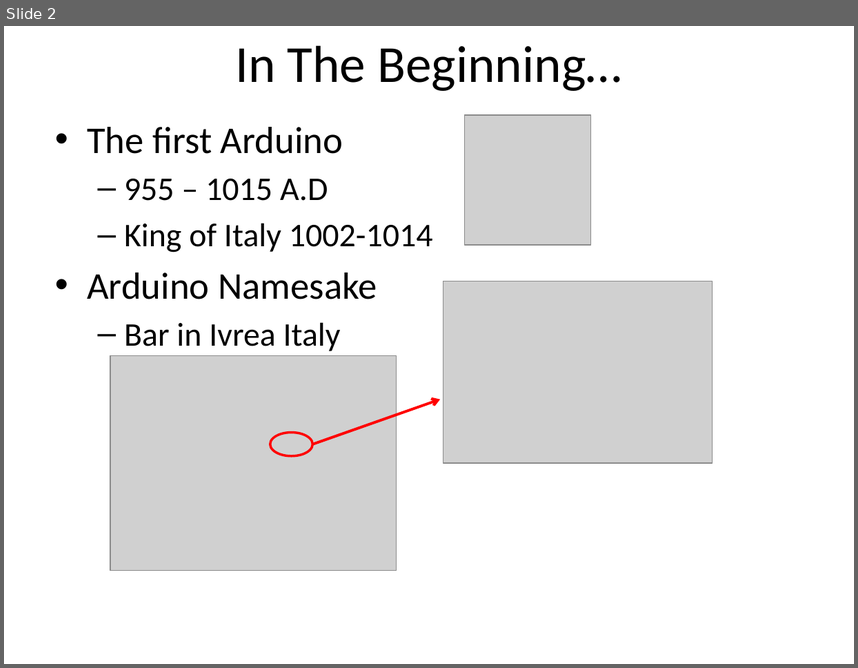
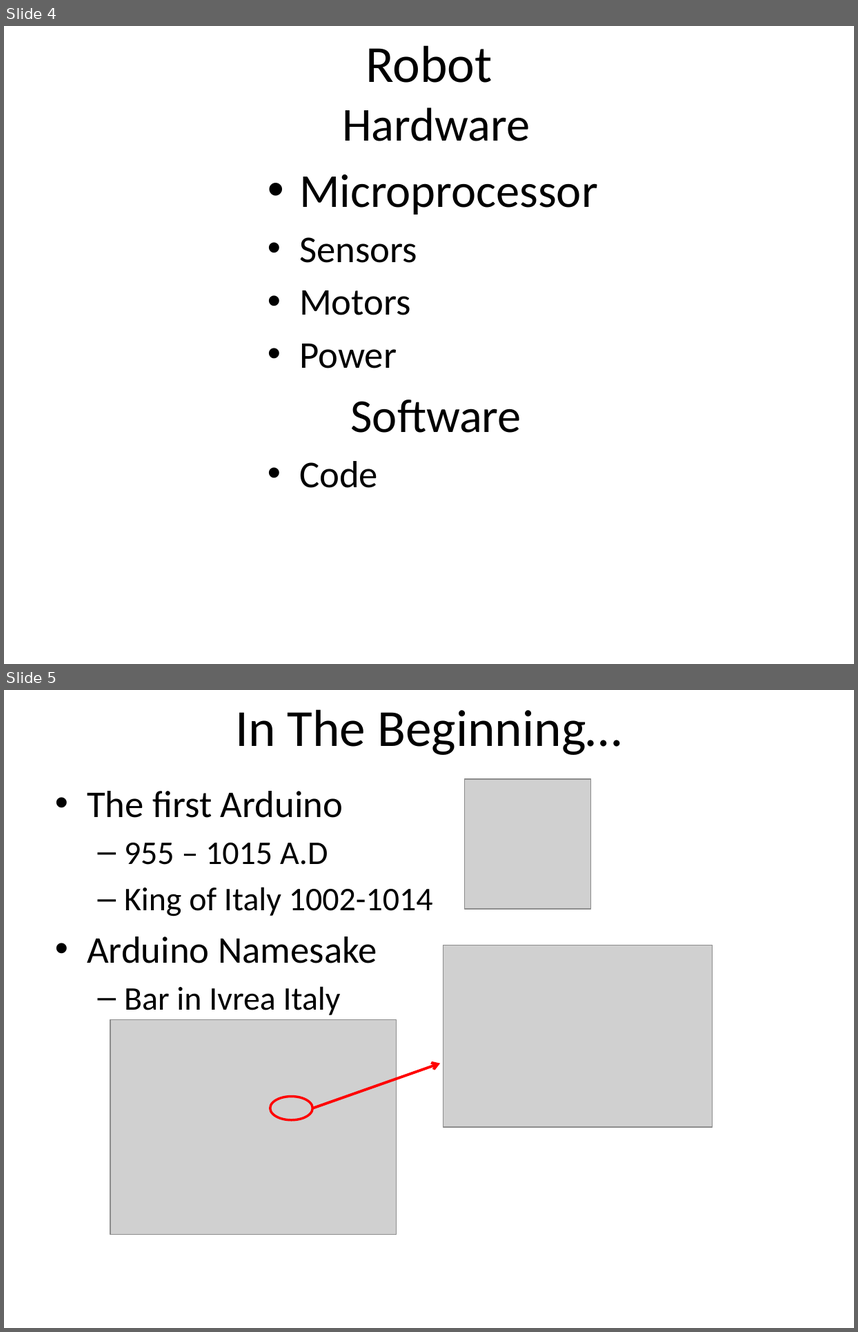
Before and after one commit to dykebert/GDI_Arduino_Robotics, a slide deck: Introduction to Arduino.pptx. Shown one above the other, each under a label of ours: slide 2 before the commit, slides 4 and 5 after it. The pictures are 858x668 and 858x1332 pixels, drawn with LibreOffice and Linux fonts; fonts in the diff are those of the drawing; grey boxes stand for pictures. Boxes give left, top, right and bottom in pixels: in the first picture for what was removed or moved away, otherwise in the second. Text is boxed around its words. In the diff, an @@ line names an element or a change of style, - is before the commit and + after.

```diff
--- a/Introduction to Arduino.pptx
+++ b/Introduction to Arduino.pptx
@@ slide 4 added at bbox=[4, 26, 854, 664], background #FFFFFF @@
@@ title added at bbox=[366, 45, 492, 83], 44 pt, text #000000 @@
+Robot
@@ text added at bbox=[299, 107, 598, 488], 40 pt, text #000000 @@
+Hardware
+• Microprocessor
+• Sensors
+• Motors
+• Power
+Software
+• Code
@@ what was slide 2 is now slide 5 @@
```
Also in this commit, not shown: 4 slides changed, 28 other slides added, 2 other files.
